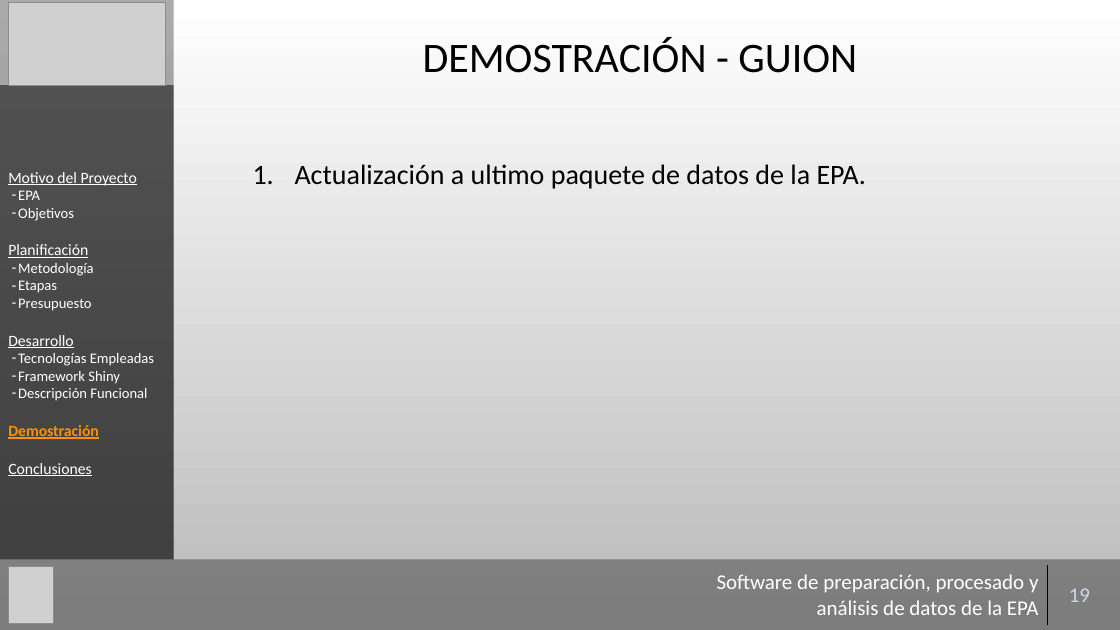
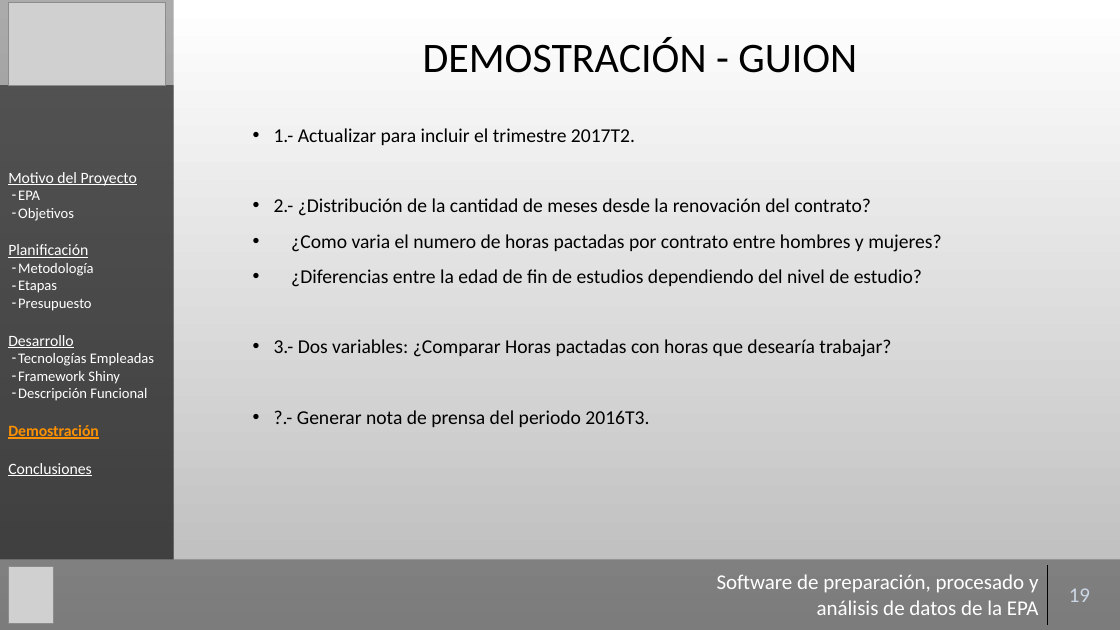
Before and after one commit to Gaulent/epa_explorer, a slide deck: slide 19 of mem/presentacion.pptx. Drawn at 1120x630 pixels with LibreOffice and Linux fonts; fonts in the diff are those of the drawing; grey boxes stand for pictures; background and template pictures are left out. Boxes give left, top, right and bottom in pixels: in the first picture for what was removed or moved away, otherwise in the second. Text is boxed around its words. In the diff, an @@ line names an element or a change of style, - is before the commit and + after.

```diff
--- a/mem/presentacion.pptx
+++ b/mem/presentacion.pptx
@@ text at (274, 128, 941, 427): text changed; size 24 to 16.8 pt @@
-1. Actualización a ultimo paquete de datos de la EPA.
+• 1.- Actualizar para incluir el trimestre 2017T2.
+• 2.- ¿Distribución de la cantidad de meses desde la renovación del contrato?
+• ¿Como varia el numero de horas pactadas por contrato entre hombres y mujeres?
+• ¿Diferencias entre la edad de fin de estudios dependiendo del nivel de estudio?
+• 3.- Dos variables: ¿Comparar Horas pactadas con horas que desearía trabajar?
+• ?.- Generar nota de prensa del periodo 2016T3.
```
Also in this commit, not shown: 7 other slides changed, 1 other file.
